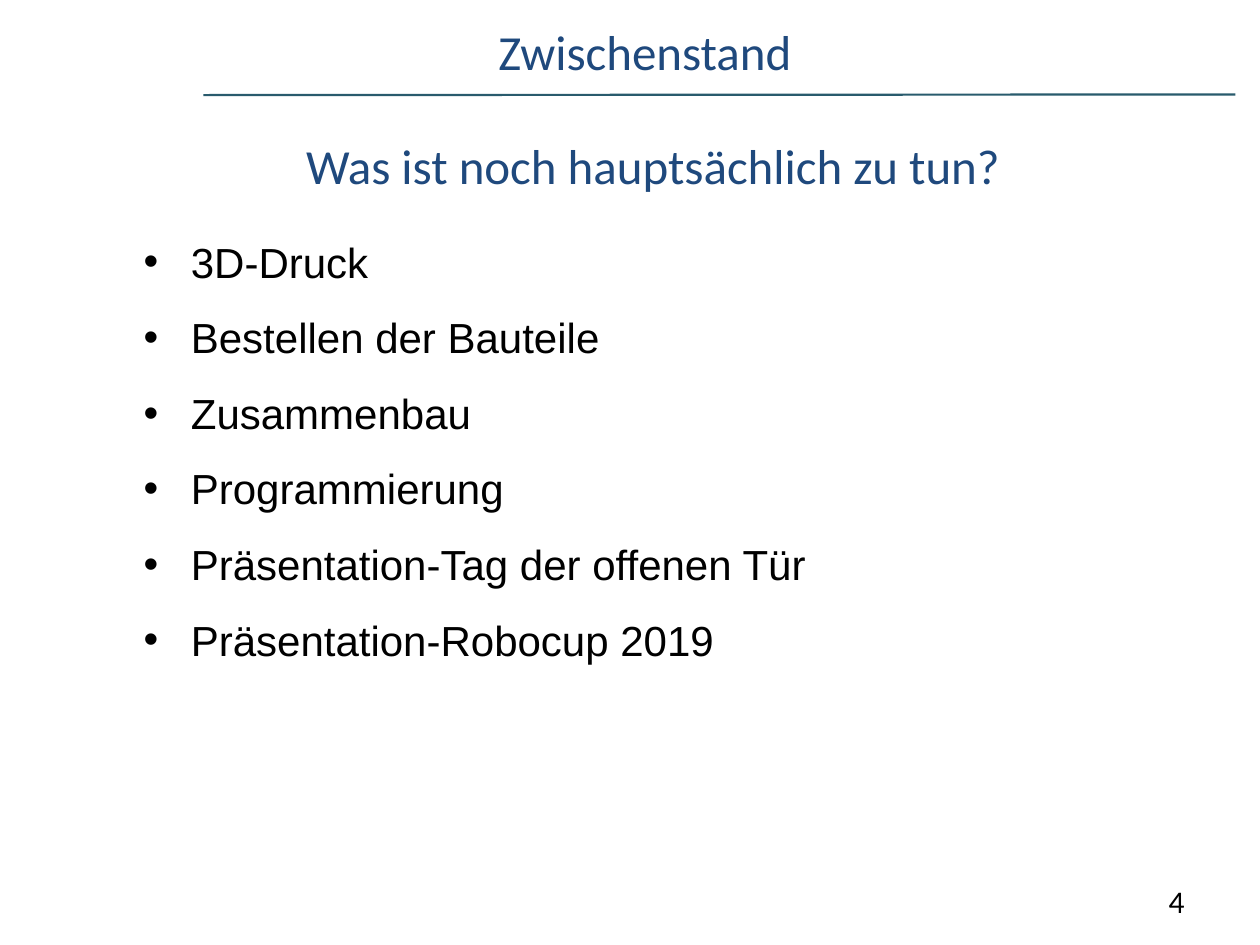
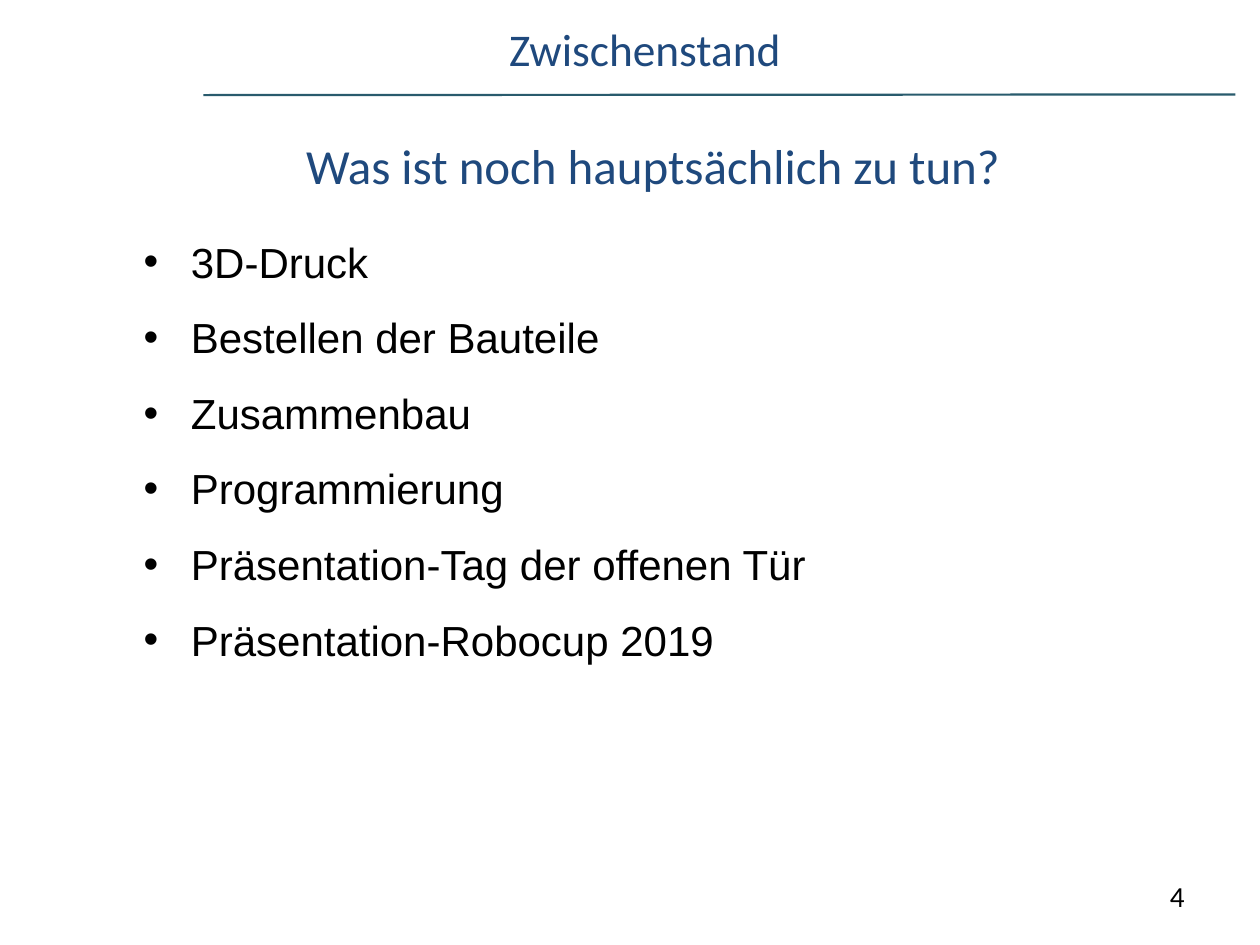
Before and after one commit to schire140195/Humanoid-Robot, a slide deck: slide 4 of Zwischenpräsentation.ppt. Drawn at 1260x945 pixels with LibreOffice and Linux fonts; fonts in the diff are those of the drawing; background and template pictures are left out. Boxes give left, top, right and bottom in pixels: in the first picture for what was removed or moved away, otherwise in the second. Text is boxed around its words. In the diff, an @@ line names an element or a change of style, - is before the commit and + after.

```diff
--- a/Zwischenpräsentation.ppt
+++ b/Zwischenpräsentation.ppt
@@ text "Zwischenstand" at (509,34,780,67): size 28 to 25.9 pt; line spacing 1 to 0.9 @@
@@ page number at (1170,888,1185,907): size 18 to 16.6 pt; line spacing 1 to 0.9 @@
```
Also in this commit, not shown: 1 other slide changed.
